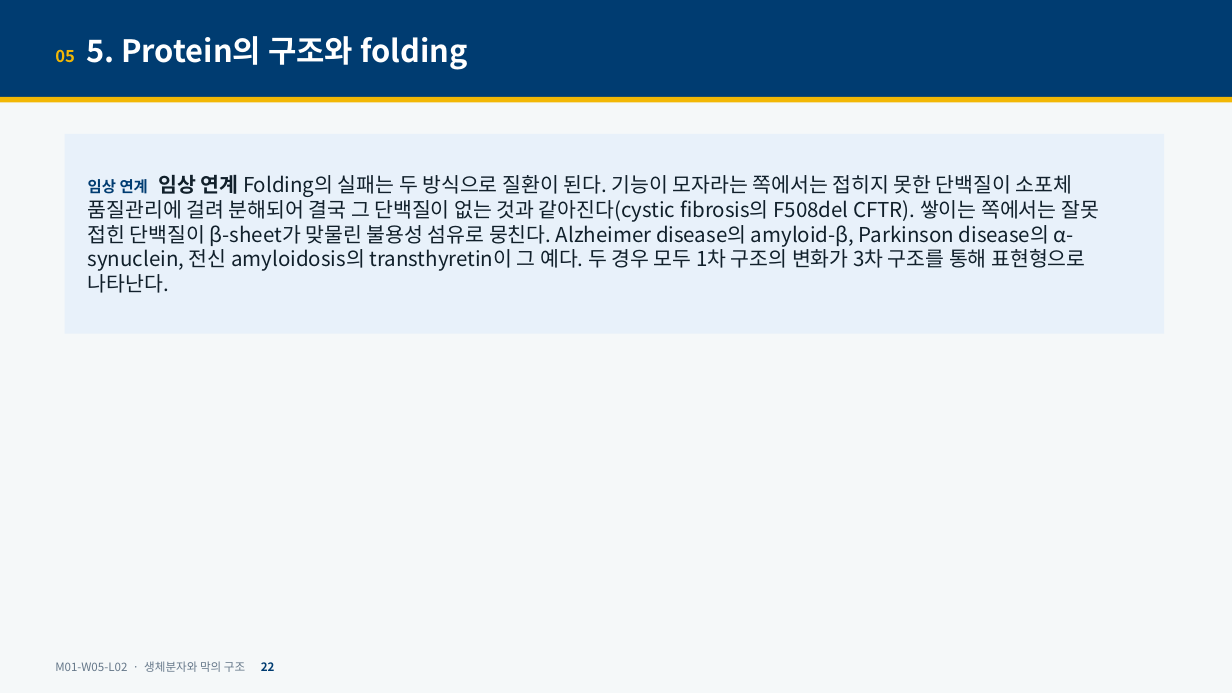
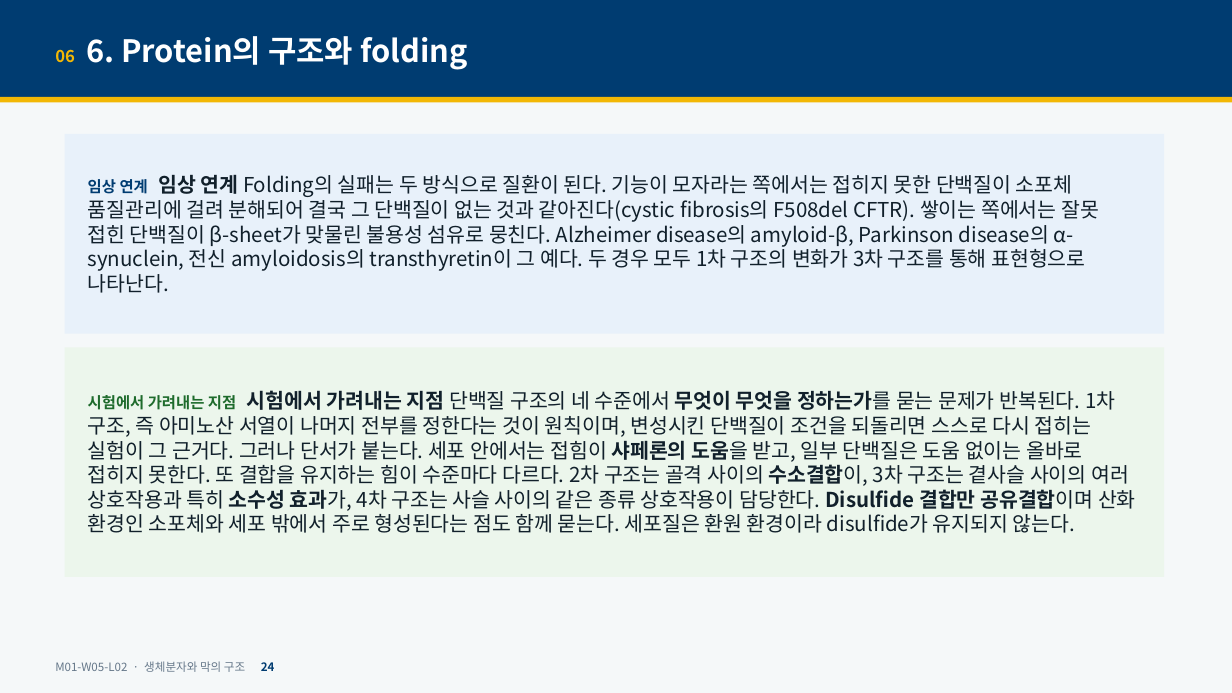
Before and after one commit to hoperiasd2/hoperiasd2.github.io, a slide deck: slide 24 of curriculum/M01/W05/L02/slides.pptx (slide 22 before the commit). Drawn at 1232x693 pixels with LibreOffice and Linux fonts; fonts in the diff are those of the drawing. Boxes give left, top, right and bottom in pixels: in the first picture for what was removed or moved away, otherwise in the second. Text is boxed around its words. In the diff, an @@ line names an element or a change of style, - is before the commit and + after.

```diff
--- a/curriculum/M01/W05/L02/slides.pptx
+++ b/curriculum/M01/W05/L02/slides.pptx
@@ text at [55,36,467,70]: text changed @@
-05 5. Protein의 구조와 folding
+06 6. Protein의 구조와 folding
@@ rectangle added at [65,348,1165,577], fill #ECF6EC, 16 pt, text #11202B @@
+시험에서 가려내는 지점 시험에서 가려내는 지점 단백질 구조의 네 수준에서 무엇이 무엇을 정하는가를 묻는 문제가 반복된다. 1차 구조, 즉 아미노산 서열이 나머지 전부를 정한다는 것이 원칙이며, 변성시킨 단백질이 조건을 되돌리면 스스로 다시 접히는 실험이 그 근거다. 그러나 단서가 붙는다. 세포 안에서는 접힘이 샤페론의 도움을 받고, 일부 단백질은 도움 없이는 올바로 접히지 못한다. 또 결합을 유지하는 힘이 수준마다 다르다. 2차 구조는 골격 사이의 수소결합이, 3차 구조는 곁사슬 사이의 여러 상호작용과 특히 소수성 효과가, 4차 구조는 사슬 사이의 같은 종류 상호작용이 담당한다. Disulfide 결합만 공유결합이며 산화 환경인 소포체와 세포 밖에서 주로 형성된다는 점도 함께 묻는다. 세포질은 환원 환경이라 disulfide가 유지되지 않는다.
@@ text at [55,661,275,672]: text changed @@
-M01-W05-L02 · 생체분자와 막의 구조 22
+M01-W05-L02 · 생체분자와 막의 구조 24
```
Also in this commit, not shown: 35 other slides changed, 17 slides added, 1 slide removed, 5 other files.
